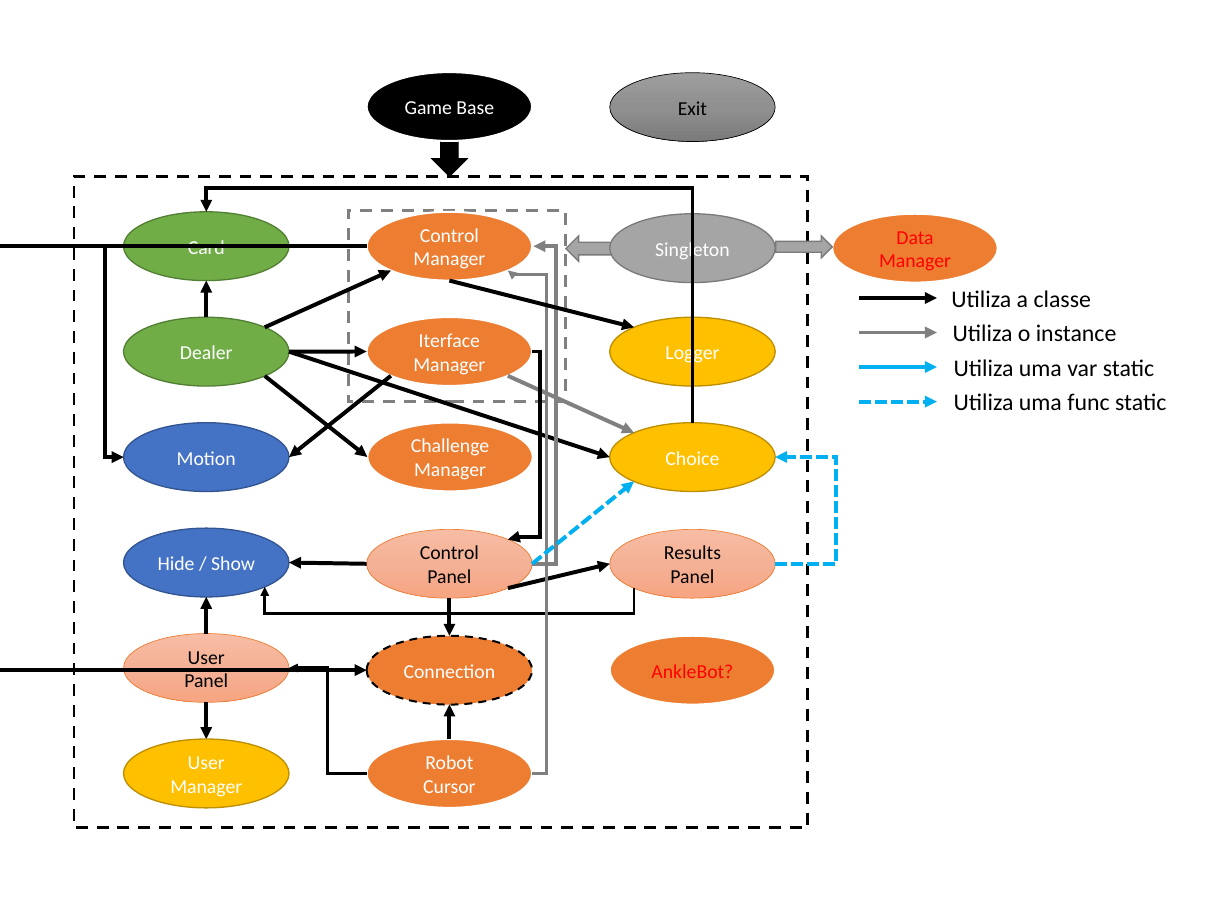
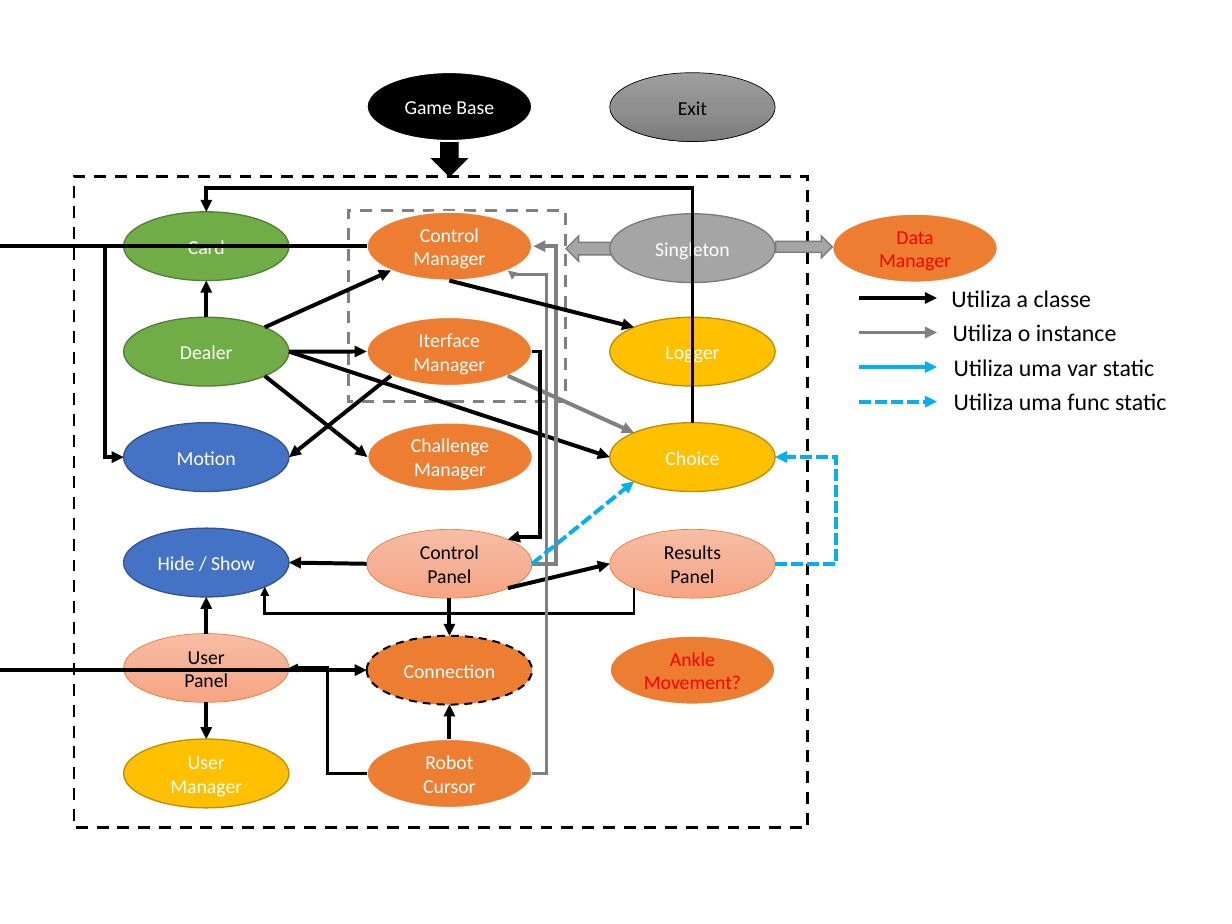
Before and after one commit to ThalesBP/AVC_CardGame, a slide deck: slide 1 of Script Flow.pptx. Drawn at 1232x924 pixels with LibreOffice and Linux fonts; fonts in the diff are those of the drawing. Boxes give left, top, right and bottom in pixels: in the first picture for what was removed or moved away, otherwise in the second. Text is boxed around its words. In the diff, an @@ line names an element or a change of style, - is before the commit and + after.

Commit message:
New Class: Ankle Movement Responsible for manage the movement conversion.

```diff
--- a/Script Flow.pptx
+++ b/Script Flow.pptx
@@ text in ellipse at (644,652,741,689): text changed @@
-AnkleBot?
+Ankle
+Movement?
```
Also in this commit, not shown: 10 other files.
